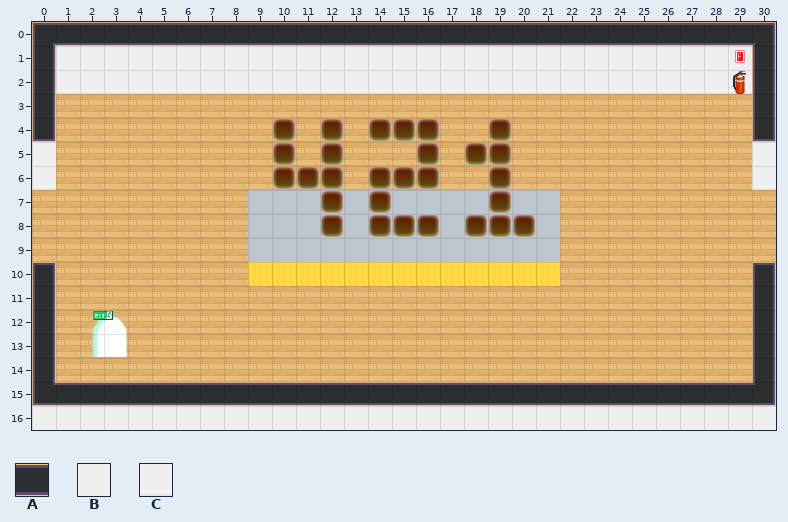
One commit to this Tiled map (JSON): dist/map/421.json. The picture above was drawn from the file before the commit.
Cells are 32x32 px. Shown: x 0..30, y 0..16.
Key: from "tileset5_export": A 56, B 62, C 72.
_ is an empty cell, # one hidden under a higher layer.
Layers that did not change in this view are not listed.
Layer "door-south" before, first column x 9:
 7 ____________
 8 ____________
 9 ____________
10 ____________
11 ____________
12 ____________
13 ____________
14 ____________
15 ____AAAAA___
16 _____BBB____
Layer "door-north" before, first column x 9:
0 ____AAAAA___
1 _____BBB____
2 _____CCC____
3 ____________
4 ____________
5 ____________
The same view after the edit:
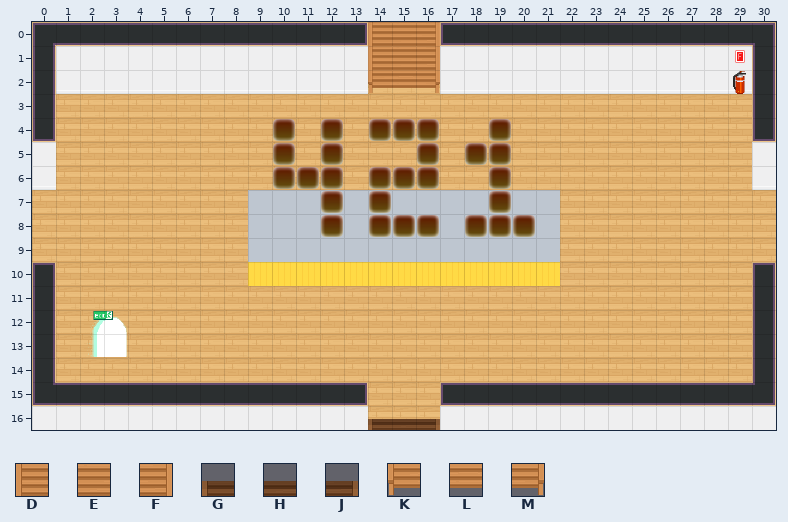
Further tiles: from "tileset5_export": D 35, E 36, F 37, G 84, H 85, J 86, K 97, L 98, M 99.
Tiles of an added or newly shown layer are drawn over the layers below it.
The edit:
Layer "block-north" (now hidden):
y 2: x 14..16 ### -> ___
Layer "block-south" (now hidden):
y 15..16: x 14..16 ### -> ___
Layer "door-south" (now hidden):
y 15: x 13..17 AAAAA -> _____
y 16: x 14..16 BBB -> ___
Layer "door-north" (now hidden):
y 0: x 13..17 AAAAA -> _____
y 1: x 14..16 BBB -> ___
y 2: x 14..16 CCC -> ___
Layer "Stairs" (added):
y 0..1: x 14..16 ___ -> DEF
y 2: x 14..16 ___ -> KLM
y 16: x 14..16 ___ -> GHJ
Where, in picture pixels (left, top, right, bottom), the same in both pictures:
changed: (365, 22, 443, 94)
changed: (365, 382, 443, 430)
